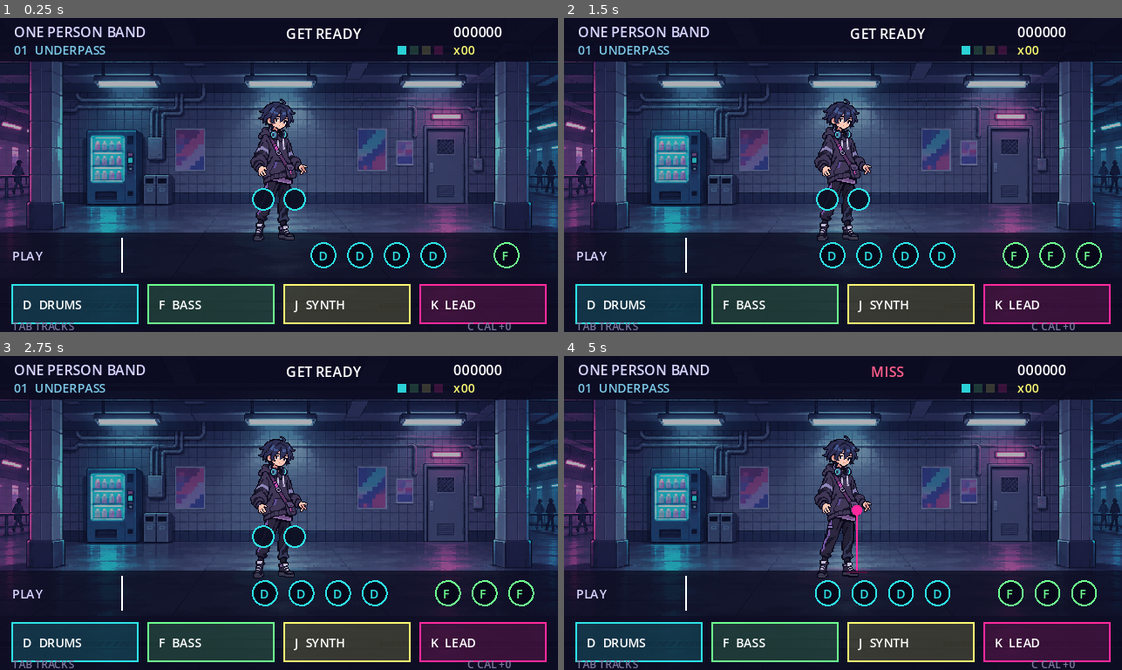
Above: before the commit, frames 1-4 (two rows, left to right).
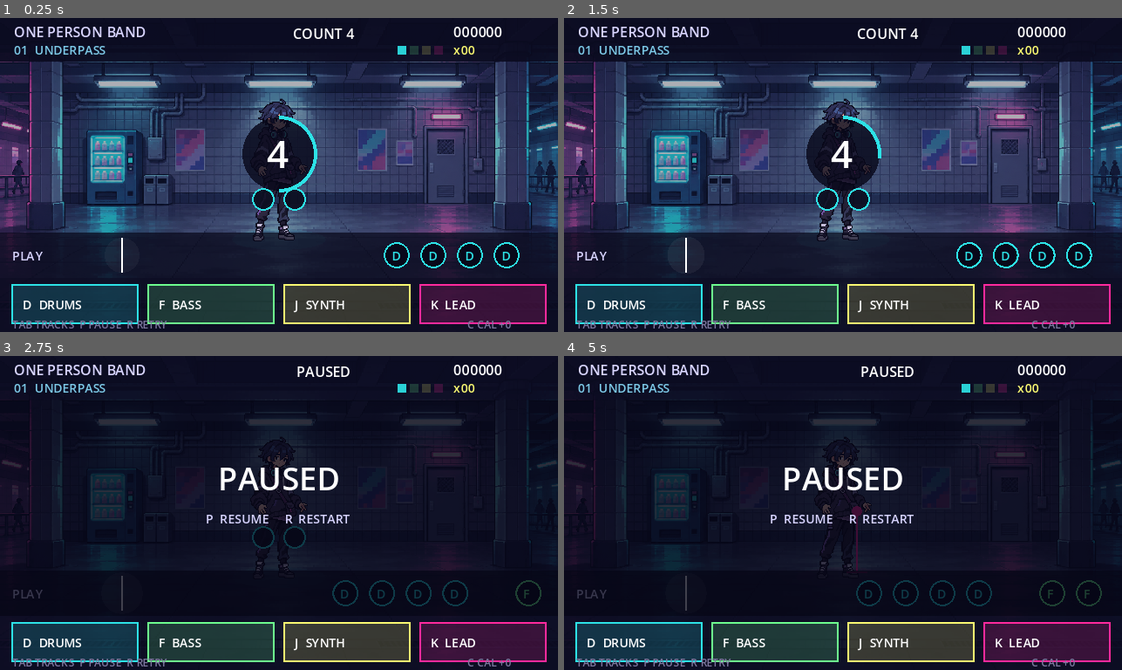
Above: after the commit, the same moments.

Repository: fatjiao/beatspell-game
Game: Godot game, scene res://scenes/prototype/prototype_stage.tscn
Two runs of this game, one before a commit and one after it. Both use one fixed random seed, a clock stepped at 60 frames per second and the inputs below. Sound files missing from this copy of the repository are replaced by a short silence.
Inputs:
- Up to frame 1 (0.25 s): no input
- Up to frame 2 (1.5 s): tap Enter (ui_accept) at 0.5, 0.77, 1.07 s; tap P at 0.6 s; tap R at 0.8, 1.35 s
- Up to frame 3 (2.75 s): tap Enter (ui_accept) at 1.52, 1.55, 1.82 s; hold Enter (ui_accept) from 2.03 s (still down); tap P at 2.3 s
- Up to frame 4 (5 s): release Enter (ui_accept) at 2.78 s; tap F (instrument_bass) at 2.85 s; tap Enter (ui_accept) at 3.02, 3.32, 3.77, 3.8, 4.07, 4.52, 4.82 s; tap R at 3.05 s; hold D (instrument_drums) 3.53-4.28 s; tap Escape (ui_cancel) at 4.15 s; tap K (instrument_lead) at 4.35 s; tap P at 4.55 s

The runs differ from the first frame. In frame 1, 3.2% of the frame differs, in the area x 2-94%, y 3-100%; in frame 2, 3.9%; in frame 3, 53%; in frame 4, 53%, in the area x 0-100%, y 3-100%.

Commit message:
feat: polish rhythm feedback and results

Diff:
--- a/scripts/prototype/prototype_stage.gd
+++ b/scripts/prototype/prototype_stage.gd
@@ -49,6 +49,16 @@
 var _debug_tracks := false
 var _active_instrument := "drums"
 var _character_react_until := 0
+var _paused := false
+var _pause_started_ticks := 0
+var _status_before_pause := ""
+var _feedback_text := ""
+var _feedback_color := Color.WHITE
+var _feedback_until := 0
+var _perfect_count := 0
+var _good_count := 0
+var _miss_count := 0
+var _bad_tap_count := 0
 
 
 func _ready() -> void:
@@ -60,10 +70,16 @@
 
 
 func _process(_delta: float) -> void:
+	if _paused:
+		queue_redraw()
+		return
 	if not _music_started:
 		_song_time_ms = Time.get_ticks_msec() - _song_start_ticks
 		if _song_time_ms >= 0:
 			_start_music()
+		else:
+			_status = "COUNT %d" % clampi(int(ceil(float(-_song_time_ms) / 500.0)), 1, 4)
+			_status_color = Color.WHITE
 	else:
 		_song_time_ms = int(maxf(0.0, (
 			_music_players.drums.get_playback_position()
@@ -75,12 +91,7 @@
 		_update_metronome()
 		_consume_expired_events()
 		if _song_time_ms >= int(_chart.duration_ms):
-			_finished = true
-			_status = "REHEARSAL COMPLETE"
-			_status_color = Color("f9f871")
-	else:
-		if _song_time_ms >= int(_chart.duration_ms) + 2500:
-			_start_run()
+			_finish_run()
 	queue_redraw()
 
 
@@ -94,6 +105,14 @@
 			get_viewport().set_input_as_handled()
 			queue_redraw()
 			return
+		if event.physical_keycode == KEY_P:
+			_toggle_pause()
+			get_viewport().set_input_as_handled()
+			return
+		if event.physical_keycode == KEY_R:
+			_start_run()
+			get_viewport().set_input_as_handled()
+			return
 	if _finished:
 		return
 	for action in ACTIONS:
@@ -113,8 +132,8 @@
 	_chart = result.data
 	_events = _chart.events
 	_judge = RhythmJudgeScript.new(_events)
-	_song_start_ticks = Time.get_ticks_msec() + 1000
-	_song_time_ms = -1000
+	_song_start_ticks = Time.get_ticks_msec() + 2000
+	_song_time_ms = -2000
 	_last_beat = -1
 	_combo = 0
 	_score = 0
@@ -123,8 +142,15 @@
 	_status_color = Color.WHITE
 	_finished = false
 	_music_started = false
+	_paused = false
+	_feedback_text = ""
+	_perfect_count = 0
+	_good_count = 0
+	_miss_count = 0
+	_bad_tap_count = 0
 	for player in _music_players.values():
 		player.stop()
+		player.stream_paused = false
 
 
 func _play_instrument(instrument: String) -> void:
@@ -140,21 +166,29 @@
 	match grade:
 		"perfect":
 			_combo += 1
+			_perfect_count += 1
 			_score += 100 + (_combo * 5)
 			_heat = mini(100, _heat + 5)
 			_status = "PERFECT  %+d ms" % offset_ms
 			_status_color = Color("2de2e6")
+			_show_feedback("PERFECT", Color("2de2e6"))
 		"good":
 			_combo += 1
+			_good_count += 1
 			_score += 60 + (_combo * 2)
 			_heat = mini(100, _heat + 2)
 			_status = "GOOD  %+d ms" % offset_ms
 			_status_color = Color("f9f871")
+			_show_feedback("GOOD", Color("f9f871"))
 		_:
 			_combo = 0
+			_bad_tap_count += 1
 			_heat = maxi(0, _heat - 4)
-			_status = "MISS"
+			_status = "OFF BEAT"
 			_status_color = Color("ff5c8a")
+			_show_feedback("OFF BEAT", Color("ff5c8a"))
+	if _combo > 0 and _combo % 5 == 0:
+		_show_feedback("%d HIT STREAK" % _combo, Color("ffffff"), 700)
 
 
 func _consume_expired_events() -> void:
@@ -164,9 +198,59 @@
 		if _song_time_ms > chart_event.time_ms + RhythmJudgeScript.GOOD_WINDOW_MS:
 			chart_event.consumed = true
 			_combo = 0
+			_miss_count += 1
 			_heat = maxi(0, _heat - 3)
 			_status = "MISS — KEEP PLAYING"
 			_status_color = Color("ff5c8a")
+			_show_feedback("MISS", Color("ff5c8a"))
+
+
+func _show_feedback(text: String, color: Color, duration_ms: int = 420) -> void:
+	_feedback_text = text
+	_feedback_color = color
+	_feedback_until = Time.get_ticks_msec() + duration_ms
+
+
+func _toggle_pause() -> void:
+	if _finished:
+		return
+	_paused = not _paused
+	if _paused:
+		_pause_started_ticks = Time.get_ticks_msec()
+		_status_before_pause = _status
+		_status = "PAUSED"
+		_status_color = Color.WHITE
+	else:
+		if not _music_started:
+			_song_start_ticks += Time.get_ticks_msec() - _pause_started_ticks
+		_status = _status_before_pause
+	for player in _music_players.values():
+		player.stream_paused = _paused
+	queue_redraw()
+
+
+func _finish_run() -> void:
+	_finished = true
+	_status = "REHEARSAL COMPLETE"
+	_status_color = Color("f9f871")
+	for player in _music_players.values():
+		player.stream_paused = true
+
+
+func _result_accuracy() -> float:
+	var total: int = maxi(1, _events.size())
+	return (float(_perfect_count) + float(_good_count) * 0.7) / float(total)
+
+
+func _result_rank() -> String:
+	var accuracy := _result_accuracy()
+	if accuracy >= 0.95:
+		return "S"
+	if accuracy >= 0.85:
+		return "A"
+	if accuracy >= 0.70:
+		return "B"
+	return "C"
 
 
 func _update_metronome() -> void:
@@ -206,6 +290,8 @@
 	_song_start_ticks = Time.get_ticks_msec()
 	_song_time_ms = 0
 	_music_started = true
+	_status = "FOLLOW THE BEAT"
+	_status_color = Color("d8d5ff")
 	for instrument in INSTRUMENTS:
 		_music_players[instrument].play(0.0)
 	_update_music_layers()
@@ -262,6 +348,13 @@
 		_draw_debug_tracks()
 	else:
 		_draw_stage_hud()
+	_draw_feedback()
+	if _song_time_ms < 0 and not _paused:
+		_draw_count_in()
+	if _paused:
+		_draw_pause_overlay()
+	if _finished:
+		_draw_result_overlay()
 
 
 func _draw_environment_reactions() -> void:
@@ -368,22 +461,28 @@
 	_draw_compact_note_ribbon(font)
 	draw_rect(Rect2(0, 149, 320, 31), Color(0.04, 0.04, 0.12, 0.88))
 	var now := Time.get_ticks_msec()
+	var next_event = _next_pending_event()
 	for pad_index in INSTRUMENTS.size():
 		var instrument: String = INSTRUMENTS[pad_index]
 		var pad_rect := Rect2(7 + pad_index * 78, 153, 72, 22)
 		var active := int(_pad_flash_until.get(instrument, 0)) > now
+		var upcoming := false
+		if next_event != null:
+			upcoming = next_event.instrument == instrument and next_event.time_ms - _song_time_ms <= 1400
 		var pad_color: Color = COLORS[instrument]
-		pad_color.a = 0.78 if active else 0.18
+		pad_color.a = 0.78 if active else (0.34 if upcoming else 0.18)
 		draw_rect(pad_rect, pad_color)
-		draw_rect(pad_rect, COLORS[instrument], false, 1.0)
+		draw_rect(pad_rect, COLORS[instrument], false, 2.0 if upcoming else 1.0)
 		draw_string(font, Vector2(pad_rect.position.x + 6, 167), "%s  %s" % [KEY_LABELS[instrument], DISPLAY_NAMES[instrument]], HORIZONTAL_ALIGNMENT_LEFT, -1, 7, Color.WHITE)
-	draw_string(font, Vector2(7, 179), "TAB TRACKS", HORIZONTAL_ALIGNMENT_LEFT, -1, 6, Color("7d789f"))
-	draw_string(font, Vector2(268, 179), "C CAL %+d" % _audio_offset_ms, HORIZONTAL_ALIGNMENT_LEFT, -1, 6, Color("7d789f"))
+	draw_string(font, Vector2(7, 178), "TAB TRACKS  P PAUSE  R RETRY", HORIZONTAL_ALIGNMENT_LEFT, -1, 6, Color("7d789f"))
+	draw_string(font, Vector2(268, 178), "C CAL %+d" % _audio_offset_ms, HORIZONTAL_ALIGNMENT_LEFT, -1, 6, Color("7d789f"))
 
 
 func _draw_compact_note_ribbon(font: Font) -> void:
 	draw_rect(Rect2(0, 123, 320, 26), Color(0.03, 0.03, 0.10, 0.72))
 	var hit_x := 70.0
+	var pulse := 0.5 + 0.5 * sin(float(Time.get_ticks_msec()) / 90.0)
+	draw_circle(Vector2(hit_x, 136), 10.0 + pulse * 2.0, Color(1, 1, 1, 0.04 + pulse * 0.04))
 	draw_line(Vector2(hit_x, 126), Vector2(hit_x, 146), Color.WHITE, 1.0)
 	draw_string(font, Vector2(7, 139), "PLAY", HORIZONTAL_ALIGNMENT_LEFT, -1, 7, Color("d8d5ff"))
 	for chart_event in _events:
@@ -399,6 +498,56 @@
 		draw_string(font, Vector2(event_x - 3, 139), KEY_LABELS[chart_event.instrument], HORIZONTAL_ALIGNMENT_LEFT, -1, 7, event_color)
 
 
+func _next_pending_event():
+	for chart_event in _events:
+		if not chart_event.consumed:
+			return chart_event
+	return null
+
+
+func _draw_feedback() -> void:
+	if _feedback_text.is_empty() or Time.get_ticks_msec() >= _feedback_until:
+		return
+	var font := ThemeDB.fallback_font
+	var remaining := float(_feedback_until - Time.get_ticks_msec()) / 420.0
+	var pop_y := 52.0 - minf(1.0, remaining) * 3.0
+	var shadow := Color(0.02, 0.02, 0.08, 0.85)
+	draw_string(font, Vector2(190, pop_y + 1), _feedback_text, HORIZONTAL_ALIGNMENT_CENTER, 108, 11, shadow)
+	draw_string(font, Vector2(189, pop_y), _feedback_text, HORIZONTAL_ALIGNMENT_CENTER, 108, 11, _feedback_color)
+	var border_color := _feedback_color
+	border_color.a = clampf(remaining * 0.25, 0.0, 0.25)
+	draw_rect(Rect2(2, 27, 316, 120), border_color, false, 2.0)
+
+
+func _draw_count_in() -> void:
+	var font := ThemeDB.fallback_font
+	var count := clampi(int(ceil(float(-_song_time_ms) / 500.0)), 1, 4)
+	draw_circle(Vector2(160, 78), 21.0, Color(0.03, 0.03, 0.10, 0.82))
+	draw_arc(Vector2(160, 78), 21.0, -PI / 2.0, -PI / 2.0 + TAU * (1.0 - fmod(float(-_song_time_ms), 500.0) / 500.0), 28, Color("2de2e6"), 2.0)
+	draw_string(font, Vector2(146, 86), str(count), HORIZONTAL_ALIGNMENT_CENTER, 28, 22, Color.WHITE)
+
+
+func _draw_pause_overlay() -> void:
+	var font := ThemeDB.fallback_font
+	draw_rect(Rect2(0, 25, 320, 124), Color(0.02, 0.02, 0.08, 0.76))
+	draw_string(font, Vector2(95, 77), "PAUSED", HORIZONTAL_ALIGNMENT_CENTER, 130, 18, Color.WHITE)
+	draw_string(font, Vector2(95, 96), "P  RESUME     R  RESTART", HORIZONTAL_ALIGNMENT_CENTER, 130, 7, Color("d8d5ff"))
+
+
+func _draw_result_overlay() -> void:
+	var font := ThemeDB.fallback_font
+	draw_rect(Rect2(39, 31, 242, 112), Color(0.03, 0.03, 0.10, 0.95))
+	draw_rect(Rect2(39, 31, 242, 112), Color("2de2e6"), false, 1.0)
+	draw_string(font, Vector2(58, 48), "REHEARSAL COMPLETE", HORIZONTAL_ALIGNMENT_LEFT, -1, 10, Color("d8d5ff"))
+	var rank_color := Color("f9f871") if _result_rank() in ["S", "A"] else Color("2de2e6")
+	draw_string(font, Vector2(57, 105), _result_rank(), HORIZONTAL_ALIGNMENT_CENTER, 50, 44, rank_color)
+	draw_string(font, Vector2(126, 68), "SCORE   %06d" % _score, HORIZONTAL_ALIGNMENT_LEFT, -1, 9, Color.WHITE)
+	draw_string(font, Vector2(126, 83), "ACCURACY  %3d%%" % int(round(_result_accuracy() * 100.0)), HORIZONTAL_ALIGNMENT_LEFT, -1, 8, Color("d8d5ff"))
+	draw_string(font, Vector2(126, 98), "PERFECT %02d   GOOD %02d" % [_perfect_count, _good_count], HORIZONTAL_ALIGNMENT_LEFT, -1, 7, Color("d8d5ff"))
+	draw_string(font, Vector2(126, 111), "MISS %02d   EXTRA %02d" % [_miss_count, _bad_tap_count], HORIZONTAL_ALIGNMENT_LEFT, -1, 7, Color("d8d5ff"))
+	draw_string(font, Vector2(93, 132), "R  PLAY AGAIN", HORIZONTAL_ALIGNMENT_CENTER, 134, 8, Color("f9f871"))
+
+
 func _draw_debug_tracks() -> void:
 	var font := ThemeDB.fallback_font
 	draw_rect(Rect2(Vector2.ZERO, size), Color(0.04, 0.03, 0.10, 0.88))
--- /dev/null
+++ b/tests/capture_feedback_preview.gd
@@ -0,0 +1,40 @@
+extends SceneTree
+
+
+func _init() -> void:
+	call_deferred("_capture")
+
+
+func _capture() -> void:
+	root.size = Vector2i(1280, 720)
+	var stage = load("res://scenes/prototype/prototype_stage.tscn").instantiate()
+	root.add_child(stage)
+	await create_timer(3.1).timeout
+	if not _save_view("res://build/gameplay-feedback-preview.png"):
+		quit(1)
+		return
+
+	stage.set("_finished", true)
+	stage.set("_song_time_ms", 16000)
+	stage.set("_score", 2180)
+	stage.set("_perfect_count", 16)
+	stage.set("_good_count", 3)
+	stage.set("_miss_count", 1)
+	stage.set("_bad_tap_count", 1)
+	stage.queue_redraw()
+	await process_frame
+	await process_frame
+	if not _save_view("res://build/result-card-preview.png"):
+		quit(1)
+		return
+	print("Saved gameplay feedback previews.")
+	quit(0)
+
+
+func _save_view(path: String) -> bool:
+	var image := root.get_texture().get_image()
+	var error := image.save_png(path)
+	if error != OK:
+		printerr("Unable to save preview: %s" % error_string(error))
+		return false
+	return true
--- a/tests/run_tests.gd
+++ b/tests/run_tests.gd
@@ -8,6 +8,7 @@
 		{"name": "chart_loader", "script": preload("res://tests/test_chart_loader.gd")},
 		{"name": "calibration", "script": preload("res://tests/test_calibration.gd")},
 		{"name": "audio_assets", "script": preload("res://tests/test_audio_assets.gd")},
+		{"name": "result_scoring", "script": preload("res://tests/test_result_scoring.gd")},
 	]
 	var failure_count := 0
 	for suite in suites:
--- /dev/null
+++ b/tests/test_result_scoring.gd
@@ -0,0 +1,33 @@
+extends RefCounted
+
+
+func run() -> Array[String]:
+	var failures: Array[String] = []
+	var stage_script = load("res://scripts/prototype/prototype_stage.gd")
+	if stage_script == null:
+		failures.append("prototype stage script is missing")
+		return failures
+
+	var stage = stage_script.new()
+	var events: Array = []
+	events.resize(20)
+	stage.set("_events", events)
+
+	stage.set("_perfect_count", 19)
+	stage.set("_good_count", 0)
+	_expect_equal(failures, stage.call("_result_rank"), "S", "95 percent should earn S")
+
+	stage.set("_perfect_count", 16)
+	stage.set("_good_count", 3)
+	_expect_equal(failures, stage.call("_result_rank"), "A", "90.5 percent should earn A")
+
+	stage.set("_perfect_count", 10)
+	stage.set("_good_count", 0)
+	_expect_equal(failures, stage.call("_result_rank"), "C", "50 percent should earn C")
+	stage.free()
+	return failures
+
+
+func _expect_equal(failures: Array[String], actual: Variant, expected: Variant, label: String) -> void:
+	if actual != expected:
+		failures.append("%s: expected %s, got %s" % [label, expected, actual])
Not shown, added: tests/capture_feedback_preview.gd.uid
Not shown, added: tests/test_result_scoring.gd.uid
Not shown, added: docs/plans/2026-11-05-gameplay-feedback-optimization-design.md
